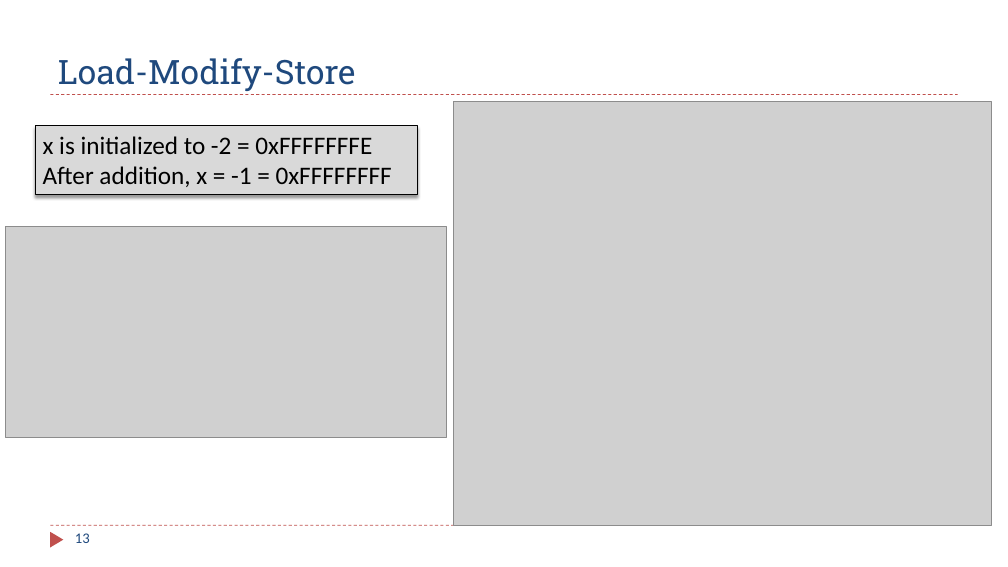
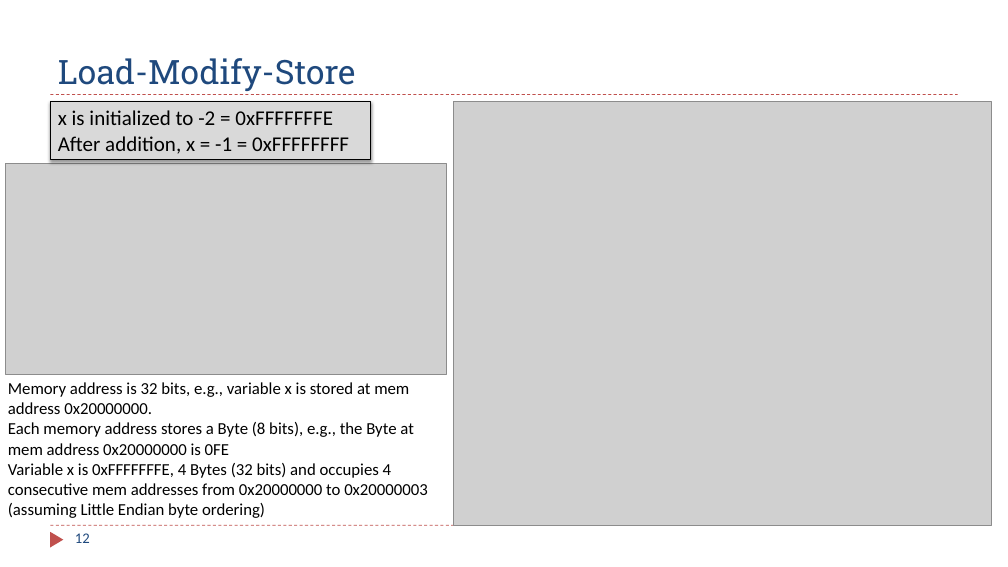
Before and after one commit to guhofstra/CSC111Fa26, a slide deck: slide 12 of PPTs/Ch3_ARM_ISA.pptx (slide 13 before the commit). Drawn at 1008x567 pixels with LibreOffice and Linux fonts; fonts in the diff are those of the drawing; grey boxes stand for pictures. Boxes give left, top, right and bottom in pixels: in the first picture for what was removed or moved away, otherwise in the second. Text is boxed around its words. In the diff, an @@ line names an element or a change of style, - is before the commit and + after.

```diff
--- a/PPTs/Ch3_ARM_ISA.pptx
+++ b/PPTs/Ch3_ARM_ISA.pptx
@@ rectangle "x is initialized to -2 ...": place and size @@
-rectangle "x is initialized to -2 ..." at bbox=[36, 126, 417, 194]
+rectangle "x is initialized to -2 ..." at bbox=[51, 101, 371, 160]
@@ rectangle "x is initialized to -2 ..." at bbox=[51, 101, 371, 160]: size 24 to 20 pt @@
@@ picture: place and size @@
-picture at bbox=[5, 227, 447, 437]
+picture at bbox=[5, 164, 447, 374]
@@ text added at bbox=[8, 382, 428, 518], 16 pt, text #000000 @@
+Memory address is 32 bits, e.g., variable x is stored at mem address 0x20000000.
+Each memory address stores a Byte (8 bits), e.g., the Byte at mem address 0x20000000 is 0FE
+Variable x is 0xFFFFFFFE, 4 Bytes (32 bits) and occupies 4 consecutive mem addresses from 0x20000000 to 0x20000003 (assuming Little Endian byte ordering)
@@ page number at bbox=[75, 533, 90, 543]: text changed @@
-13
+12
```
Also in this commit, not shown: 5 other slides changed, 1 slide removed.
